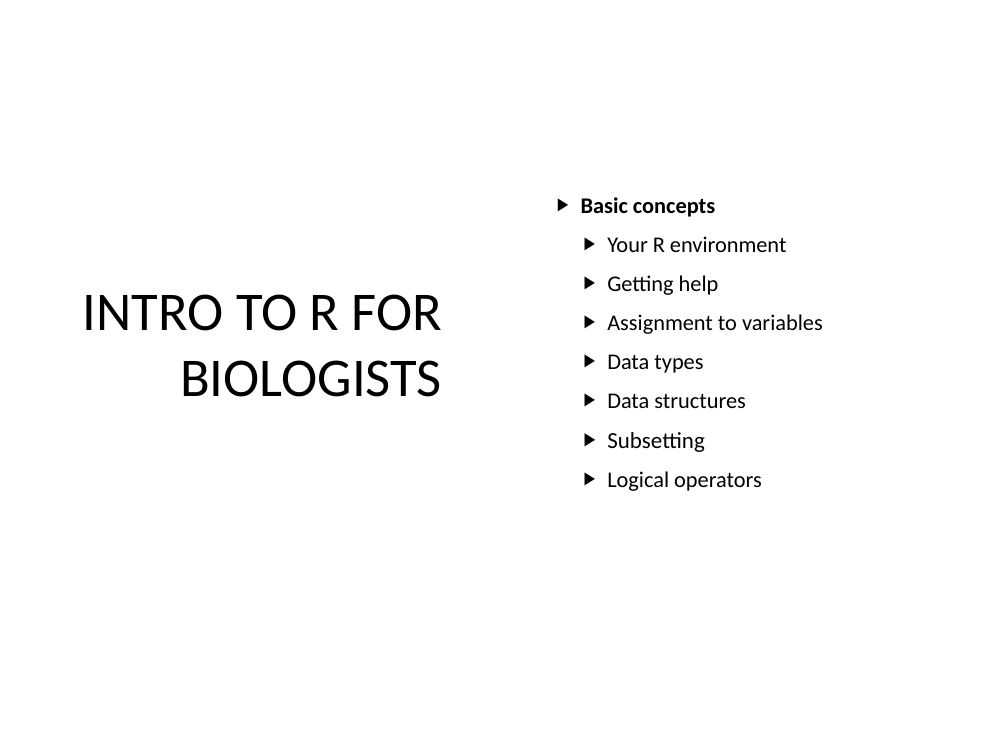
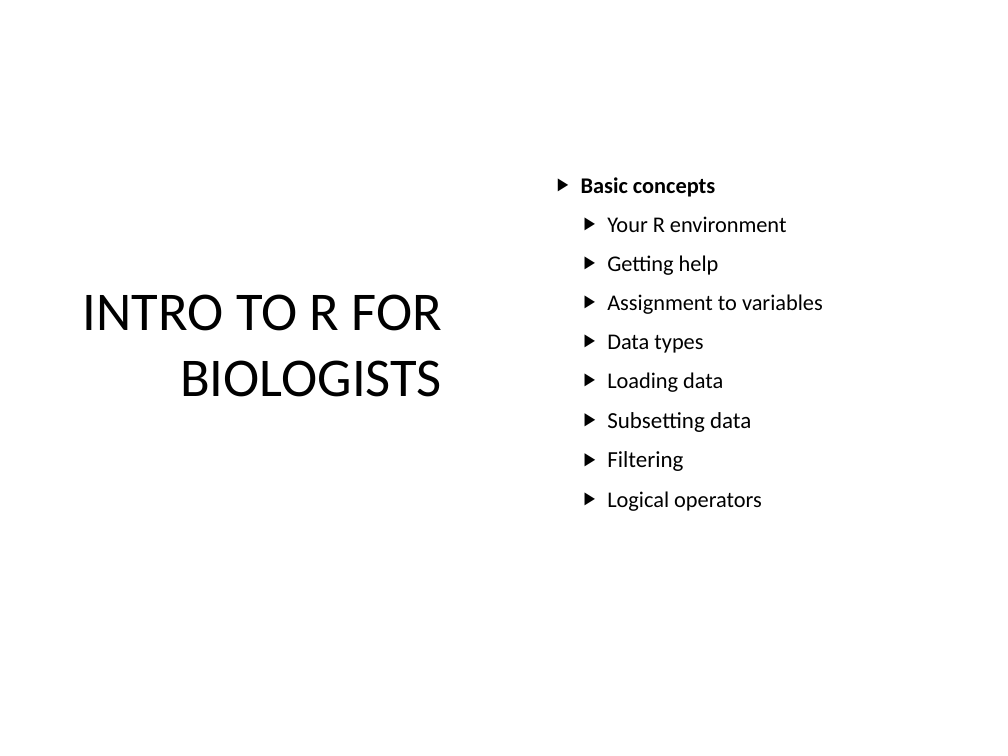
Before and after one commit to sraorao/MSD_R_course_HT2022, a slide deck: slide 3 of powerpoint/Session1.pptx. Drawn at 1008x756 pixels with LibreOffice and Linux fonts; fonts in the diff are those of the drawing. Boxes give left, top, right and bottom in pixels: in the first picture for what was removed or moved away, otherwise in the second. Text is boxed around its words. In the diff, an @@ line names an element or a change of style, - is before the commit and + after.

```diff
--- a/powerpoint/Session1.pptx
+++ b/powerpoint/Session1.pptx
@@ text at <box>607,372,751,471</box>: text changed; size 16 to 16.4 pt @@
-  ▶ Data structures
-  ▶ Subsetting
+  ▶ Loading data
+  ▶ Subsetting data
+  ▶ Filtering
```
Also in this commit, not shown: 3 other slides changed, 1 slide removed, 3 other files.
